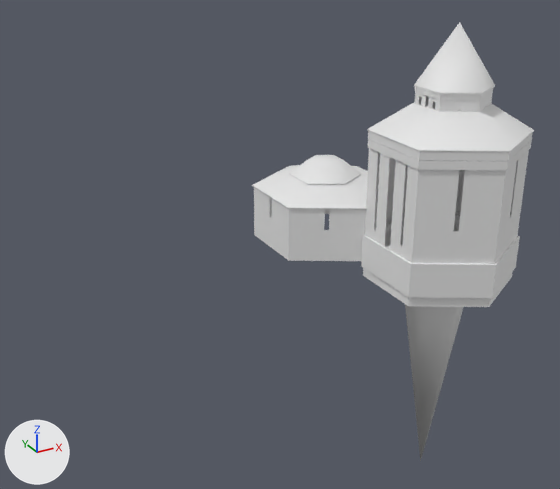
Renders of the OBJ model assets/models/temple.obj from each side of a commit.
One viewpoint serves both versions: a 50 mm camera at (-237.0, -270.0, 149.0) aimed at (-69.0, 35.0, -3.0). The axes (+X, +Y, +Z) are drawn at lower left. The lights are the same throughout. Where no turn or scale is listed for an object, it has been applied to the vertices.

In view in the first picture: 'temple'.
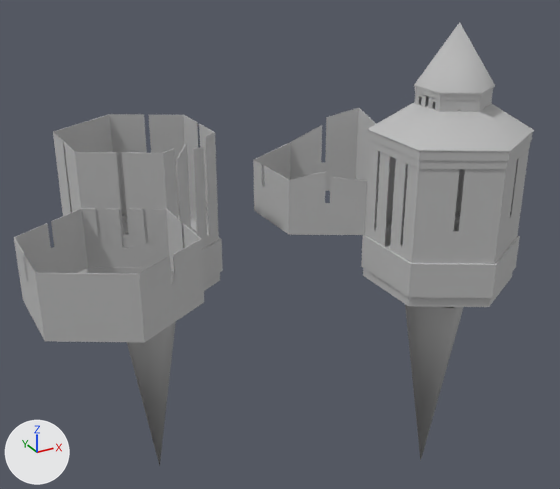
Changed parts and their boxes [x1, y1, x2, y2] in the pictures (560 x 489 px; the box of a moved part takes in the faces that stretch with it):
'temple', reshaped (84% wider): before [252, 22, 534, 461]; after [14, 22, 534, 466]
part 1 of me_temple, added: after [127, 322, 176, 466]
part 2 of me_temple, added: after [122, 215, 208, 235]
part 3 of me_temple, added: after [14, 208, 204, 342]
part 4 of me_temple, added: after [78, 214, 223, 283]
part 5 of me_temple, added: after [53, 114, 220, 291]
part 6 of me_temple, deleted: before [289, 155, 361, 184]
part 7 of me_temple, moved or reshaped: before [252, 132, 533, 261]; after [253, 108, 460, 308]
part 8 of me_temple, surface changed: before [324, 213, 460, 248]; after [324, 175, 460, 248]
part 9 of me_temple, recoloured: [361, 22, 534, 457] in both

Edits to the bpy script that builds the scene:
```text
Add img_norm2_jpg__bm_1:
    img_norm2_jpg__bm_1 = load_image('norm2.jpg -bm 1', 'norm2.jpg', 1024, 1024, 'sRGB')
Add mat_lambert3sg:
    mat_lambert3sg = bpy.data.materials.new('lambert3SG')
    # colours: grey #bcbcbc
    # uses the picture img_norm2_jpg__bm_1
Change me_temple:
    used by ob_temple; location = (0.0, 0.0, 0.0)
    remove me_temple.from_pydata(...)  # 1251 vertices, 1221 faces; spans x -64.0..35.0, y -39.0..94.0, z -138.0..102.0
    add me_temple.from_pydata(...)  # 1978 vertices, 1923 faces; spans x -193.0..35.0, y -39.0..105.0, z -138.0..102.0
    me_temple part 1: the loose piece of 7 vertices spanning x -13.0..17.0, y -17.0..17.0, z -138.0..-22.0 is copied, and the copy is turned 120 degrees about the z axis through its middle, then moved by (-130.0, 67.0, 0.0), in mat_lambert3sg; it spans x -143.0..-113.0, y 49.0..84.0, z -138.0..-22.0
    me_temple part 2: the loose piece of 48 vertices spanning x -30.0..34.0, y -37.0..37.0, z -30.0..0.0 is copied, and the copy is turned 120 degrees about the z axis through its middle, then moved by (-130.0, 67.0, 0.0), in mat_lambert3sg; it spans x -160.0..-96.0, y 30.0..104.0, z -30.0..0.0
    me_temple part 3: the loose piece of 300 vertices spanning x -63.0..2.0, y 19.0..93.0, z -14.0..14.0 is copied, and the copy is turned 120 degrees about the z axis through its middle, then moved by (-130.0, -45.0, 14.0), in mat_lambert3sg; it spans x -193.0..-128.0, y -27.0..48.0, z 0.0..28.0
    me_temple part 4: the loose piece of 24 vertices spanning x -31.0..34.0, y -38.0..38.0, z 49.0..53.0 is copied, and the copy is scaled about its middle by (1.01, 1.01, 4.21), then moved by (-129.0, 67.0, -59.0), in mat_lambert3sg; it spans x -161.0..-94.0, y 28.0..105.0, z -17.0..0.0
    me_temple part 5: a new loose piece of 372 vertices spanning x -160.0..-96.0, y 29.0..104.0, z -22.0..53.0, in mat_lambert3sg
    me_temple part 6: the loose piece of 36 vertices spanning x -47.0..-15.0, y 37.0..75.0, z 20.0..29.0 is deleted
    me_temple part 7: 49 vertices moved from x -63.0..18.0, y -19.0..93.0, z -30.0..0.0 to x -63.0..20.0, y -18.0..93.0, z -30.0..10.0; 220 vertices removed from x -64.0..34.0, y -19.0..94.0, z -27.0..49.0; 232 vertices added at x -63.0..33.0, y -28.0..93.0, z -27.0..49.0
    me_temple part 8: 48 kept faces spanning x -48.0..34.0, y -37.0..84.0, z -3.0..10.0 get new texture (UV) coordinates
    me_temple part 9: 845 faces spanning x -48.0..35.0, y -39.0..84.0, z -138.0..102.0 switch from no material to mat_lambert3sg
```
